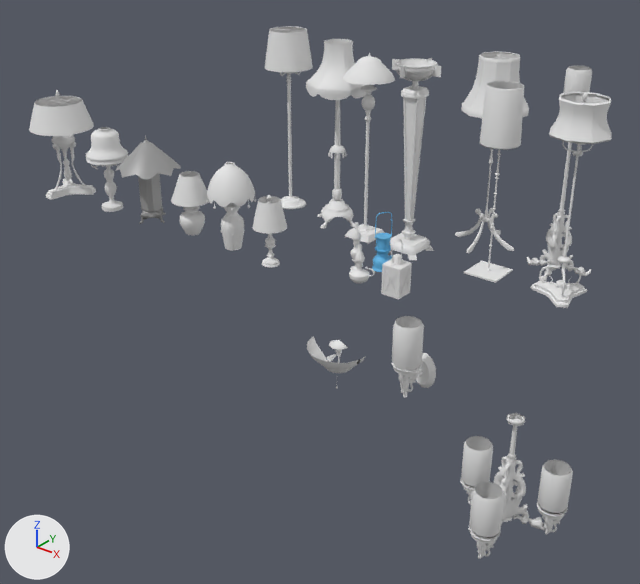
Before and after pictures for a commit that changed the FBX model Assets/RetroLamps/Meshes/lamps_ALL_export.fbx.
One viewpoint serves both versions: a 50 mm camera at (25.6, -28.7, 20.2) aimed at (-2.5, 6.4, -1.5). Every picture has the same lights, and +X, +Y and +Z are marked at lower left. Objects named as collision shapes, trigger or cutter boxes, shadow casters or lower levels of detail are left out. Where no turn or scale is listed for an object, it has been applied to the vertices.

Names of what the first picture shows: 'lamp_1', 'lamp_10', 'lamp_11', 'lamp_12', 'lamp_13', 'lamp_16', 'lamp_16_wall', 'lamp_17', 'lamp_18', 'lamp_18_hanging', 'lamp_18_wall', 'lamp_19', 'lamp_2', 'lamp_20', 'lamp_3', 'lamp_4', 'lamp_5', 'lamp_6', 'lamp_7', 'lamp_8', 'lamp_9'.
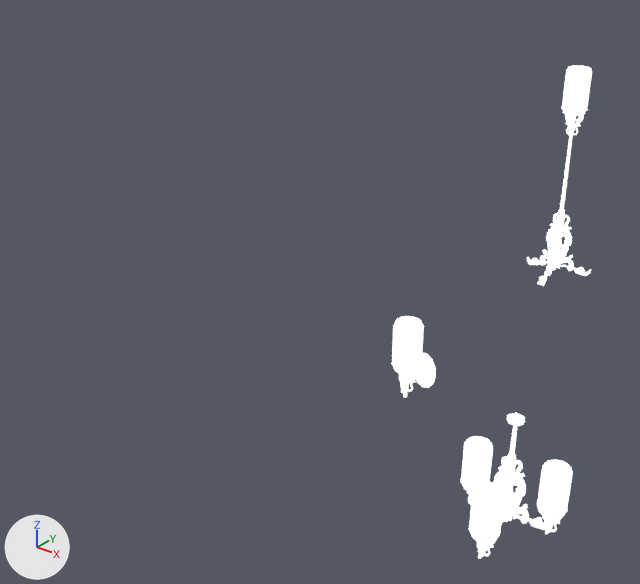
Location of each change, [x1, y1, x2, y2] in pixels of the pictures (640 x 584 px):
'lamp_18_hanging', surface changed (grey to white): [460, 413, 573, 559] in both
'lamp_17', deleted: before [530, 92, 612, 308]
'lamp_19', deleted: before [389, 58, 441, 260]
'lamp_12', deleted: before [464, 81, 524, 283]
'lamp_20', deleted: before [306, 39, 367, 229]
'lamp_18', surface changed (grey to white): [527, 65, 592, 286] in both
'lamp_10', deleted: before [29, 90, 96, 200]
'lamp_11', deleted: before [265, 26, 313, 209]
'lamp_13', deleted: before [455, 51, 529, 253]
'lamp_7', deleted: before [206, 162, 256, 251]
'lamp_18_wall', surface changed (grey to white): [391, 316, 436, 398] in both
'lamp_8', deleted: before [115, 136, 181, 224]
'lamp_16', deleted: before [343, 53, 395, 244]
'lamp_6', deleted: before [86, 127, 128, 212]
'lamp_5', deleted: before [171, 171, 209, 235]
'lamp_9', deleted: before [252, 195, 287, 267]
'lamp_2', deleted: before [381, 239, 412, 299]
'lamp_16_wall', deleted: before [307, 336, 366, 389]
'lamp_1', deleted (blue): before [372, 212, 393, 272]
'lamp_3', deleted: before [349, 244, 375, 283]
'lamp_4', deleted: before [350, 222, 361, 270]

Patch to the scene script:
```diff
--- a/Assets/RetroLamps/Meshes/lamps_ALL_export.fbx.py
+++ b/Assets/RetroLamps/Meshes/lamps_ALL_export.fbx.py
@@ mat_lamp_18_mat @@
 mat_lamp_18_mat.roughness = 0.627
+mat_lamp_18_mat.emission_strength = 1.0
@@ ob_lamp_13 @@
-ob_lamp_13 = bpy.data.objects.new('lamp_13', me_cube_007)
-ob_lamp_13.location = (2.86, 15.16, 0.0)
@@ ob_lamp_10 @@
-ob_lamp_10 = bpy.data.objects.new('lamp_10', me_mesh_012)
-ob_lamp_10.location = (-23.06, 5.17, 0.13)
@@ ob_lamp_17 @@
-ob_lamp_17 = bpy.data.objects.new('lamp_17', me_sphere)
-ob_lamp_17.location = (9.34, 11.49, -0.01)
@@ ob_lamp_8 @@
-ob_lamp_8 = bpy.data.objects.new('lamp_8', me_mesh_010)
-ob_lamp_8.location = (-15.34, 5.61, 0.0)
@@ ob_lamp_5 @@
-ob_lamp_5 = bpy.data.objects.new('lamp_5', me_mesh_007)
-ob_lamp_5.location = (-11.65, 5.55, 0.0)
@@ ob_lamp_6 @@
-ob_lamp_6 = bpy.data.objects.new('lamp_6', me_mesh_008)
-ob_lamp_6.location = (-18.82, 5.29, 0.0)
@@ ob_lamp_12 @@
-ob_lamp_12 = bpy.data.objects.new('lamp_12', me_mesh_013)
-ob_lamp_12.location = (5.15, 11.55, 0.0)
@@ ob_lamp_9 @@
-ob_lamp_9 = bpy.data.objects.new('lamp_9', me_mesh_011)
-ob_lamp_9.location = (-4.92, 5.03, 0.0)
@@ ob_lamp_7 @@
-ob_lamp_7 = bpy.data.objects.new('lamp_7', me_mesh_009)
-ob_lamp_7.location = (-8.19, 5.45, 0.0)
@@ ob_lamp_20 @@
-ob_lamp_20 = bpy.data.objects.new('lamp_20', me_mesh_017)
-ob_lamp_20.location = (-6.03, 12.49, 0.0)
@@ ob_lamp_3 @@
-ob_lamp_3 = bpy.data.objects.new('lamp_3', me_mesh_005)
-ob_lamp_3.location = (0.27, 6.3, 0.0)
@@ ob_lamp_16_wall @@
-ob_lamp_16_wall = bpy.data.objects.new('lamp_16_wall', me_mesh_001)
-ob_lamp_16_wall.location = (4.8, -1.39, 0.0)
@@ ob_lamp_4 @@
-ob_lamp_4 = bpy.data.objects.new('lamp_4', me_mesh_006)
-ob_lamp_4.location = (-0.83, 7.49, 0.0)
@@ ob_lamp_11 @@
-ob_lamp_11 = bpy.data.objects.new('lamp_11', me_lamp_11_cylinder)
-ob_lamp_11.location = (-10.35, 13.13, 0.0)
@@ ob_lamp_1 @@
-ob_lamp_1 = bpy.data.objects.new('lamp_1', me_mesh_003)
-ob_lamp_1.location = (0.27, 8.46, 0.0)
@@ ob_lamp_19 @@
-ob_lamp_19 = bpy.data.objects.new('lamp_19', me_mesh_016)
-ob_lamp_19.location = (-0.04, 11.44, 0.0)
@@ ob_lamp_16 @@
-ob_lamp_16 = bpy.data.objects.new('lamp_16', me_mesh_014)
-ob_lamp_16.location = (-3.2, 11.61, 0.0)
@@ ob_lamp_2 @@
-ob_lamp_2 = bpy.data.objects.new('lamp_2', me_mesh_004)
-ob_lamp_2.location = (2.63, 6.3, 0.0)
```
